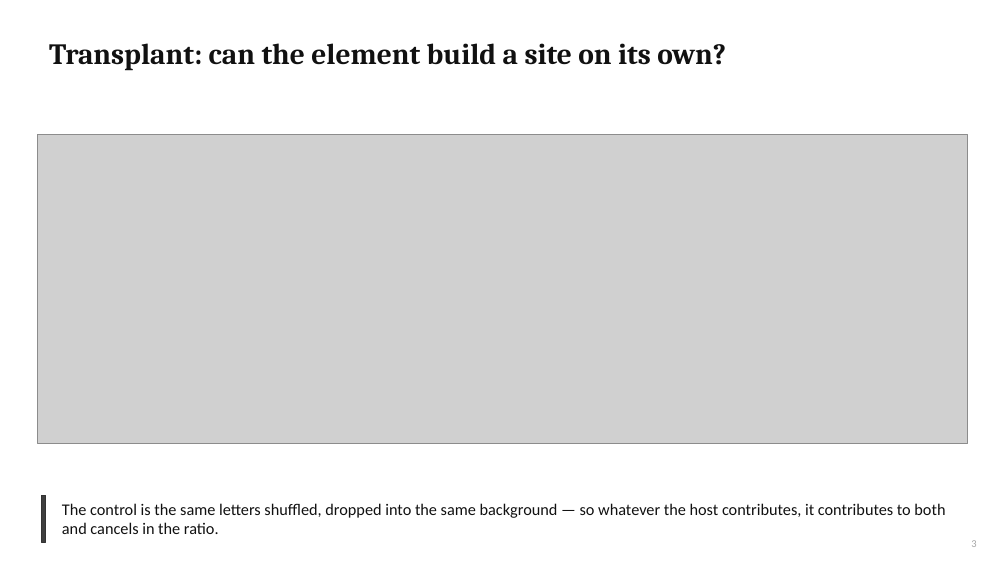
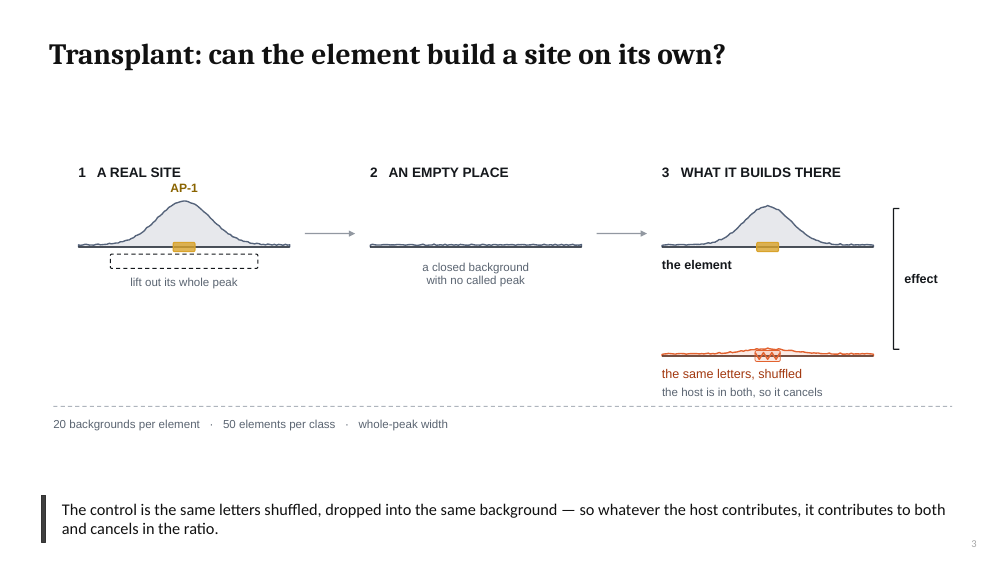
Before and after one commit to cytokine4242/Alpha_Genome_Ap1, a slide deck: slide 3 of Analysis/AP1_fibroblast_lab_meeting.pptx. Drawn at 1008x567 pixels with LibreOffice and Linux fonts; fonts in the diff are those of the drawing; grey boxes stand for pictures. Boxes give left, top, right and bottom in pixels: in the first picture for what was removed or moved away, otherwise in the second. Text is boxed around its words. In the diff, an @@ line names an element or a change of style, - is before the commit and + after.

```diff
--- a/Analysis/AP1_fibroblast_lab_meeting.pptx
+++ b/Analysis/AP1_fibroblast_lab_meeting.pptx
@@ picture removed at [38, 135, 968, 444] @@
@@ text added at [78, 167, 181, 177], 13 pt, text #15181C, bold @@
+1 A REAL SITE
@@ text added at [370, 167, 509, 177], 13 pt, text #15181C, bold @@
+2 AN EMPTY PLACE
@@ text added at [662, 167, 841, 177], 13 pt, text #15181C, bold @@
+3 WHAT IT BUILDS THERE
@@ freeform shape added at [79, 195, 290, 247], fill #55637A at 14% opacity, outline #55637A 1.3 pt @@
@@ text added at [170, 183, 198, 192], 11.5 pt, text #8A6400, bold @@
+AP-1
@@ freeform shape added at [371, 195, 582, 247], fill #55637A at 14% opacity, outline #55637A 1.3 pt @@
@@ freeform shape added at [662, 195, 873, 247], fill #55637A at 14% opacity, outline #55637A 1.3 pt @@
@@ line added from (894, 209) to (894, 349), #15181C 1.2 pt @@
@@ line added from (894, 209) to (900, 209), #15181C 1.2 pt @@
@@ arrow added from (305, 234) to (355, 234), #5A6471 1.2 pt @@
@@ arrow added from (597, 234) to (647, 234), #5A6471 1.2 pt @@
@@ line added from (79, 247) to (290, 247), #15181C 1.6 pt @@
@@ rounded rectangle added at [110, 254, 258, 268], outline #15181C 1 pt dashed @@
@@ rounded rectangle added at [173, 243, 195, 252], fill #D9A32B at 80% opacity, outline #D9A32B 1.1 pt @@
@@ line added from (371, 247) to (582, 247), #15181C 1.6 pt @@
@@ text added at [422, 262, 529, 274], 11 pt, text #5A6471 @@
+a closed background
@@ line added from (662, 247) to (873, 247), #15181C 1.6 pt @@
@@ text added at [662, 260, 732, 269], 12 pt, text #15181C, bold @@
+the element
@@ rounded rectangle added at [757, 243, 779, 252], fill #D9A32B at 80% opacity, outline #D9A32B 1.1 pt @@
@@ text added at [130, 277, 238, 289], 11 pt, text #5A6471 @@
+lift out its whole peak
@@ text added at [427, 275, 525, 286], 11 pt, text #5A6471 @@
+with no called peak
@@ text added at [904, 274, 938, 283], 12 pt, text #15181C, bold @@
+effect
@@ freeform shape added at [662, 304, 873, 356], fill #E2622F at 12% opacity, outline #E2622F 1.3 pt @@
@@ line added from (662, 356) to (873, 356), #15181C 1.6 pt @@
@@ rounded rectangle added at [755, 351, 780, 361], fill #E2622F at 14% opacity, outline #E2622F 0.75 pt @@
@@ freeform shape added at [755, 352, 780, 360], outline #E2622F 1.4 pt @@
@@ line added from (894, 349) to (900, 349), #15181C 1.2 pt @@
@@ text added at [662, 369, 802, 380], 12 pt, text #A2380F @@
+the same letters, shuffled
@@ text added at [662, 387, 822, 397], 11 pt, text #5A6471 @@
+the host is in both, so it cancels
@@ text added at [53, 419, 448, 431], 11 pt, text #5A6471 @@
+20 backgrounds per element · 50 elements per class · whole-peak width
@@ line added from (54, 406) to (952, 406), #AFB5BD 1 pt dashed @@
```
Also in this commit, not shown: 5 other slides changed, 15 other files.
